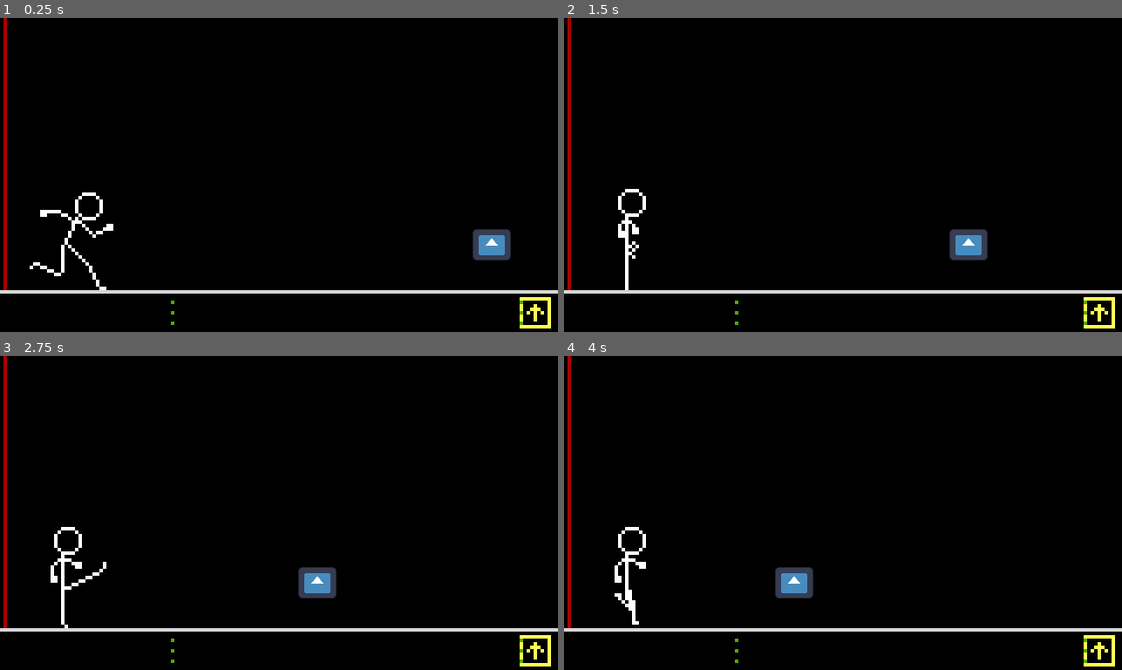
Above: before the commit, frames 1-4 (two rows, left to right).
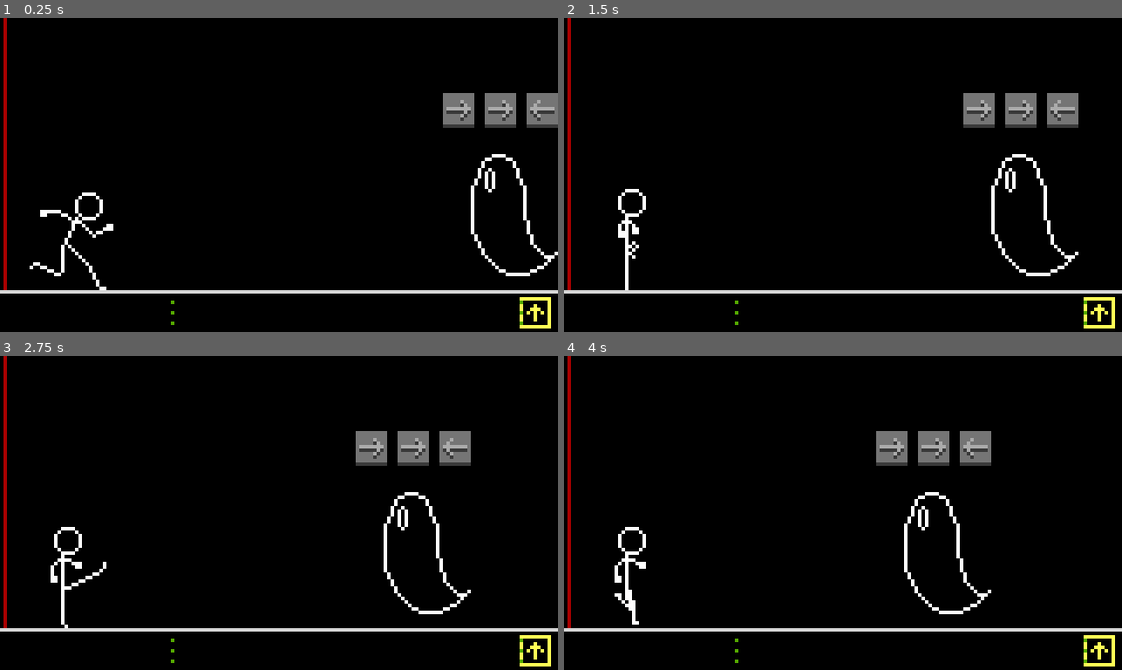
Above: after the commit, the same moments.

Repository: rocketCarlos/JumpingStickman
Game: Godot game, scene res://scenes/main.tscn
The game is run twice, just before and just after one commit, with the same random seed, the same clock (stepped at 60 frames per second) and the same inputs. The engine's default icon, where the game draws it, is replaced by a stand-in: a white triangle on a blue panel in a dark square.
Inputs:
- Up to frame 1 (0.25 s): no input
- Up to frame 2 (1.5 s): hold Up (uppercut) 0.53-1.28 s; tap Right (front_kick) at 0.6 s; tap Space (jump) at 0.77 s; hold Down (downwards_punch) from 1.28 s (still down); tap Left (spin_kick) at 1.35 s
- Up to frame 3 (2.75 s): tap Space (jump) at 1.52 s; release Down (downwards_punch) at 2.03 s; hold Up (uppercut) from 2.03 s (still down); tap Right (front_kick) at 2.1 s
- Up to frame 4 (4 s): tap Left (spin_kick) at 2.85 s; tap Space (jump) at 3.02, 3.77 s; release Up (uppercut) at 3.53 s; hold Down (downwards_punch) from 3.53 s (still down); tap Right (front_kick) at 3.6 s

The runs differ from the first frame. In frame 1, 3.2% of the frame differs, in the area x 79-100%, y 23-83%; in frame 2, 3.2%, in the area x 69-93%, y 23-83%; in frame 3, 3.2%; in frame 4, 3.2%.

Commit message:
Add arrow holder for enemy combos

Diff:
--- /dev/null
+++ b/scenes/arrow.tscn
@@ -0,0 +1,341 @@
+[gd_scene load_steps=48 format=3 uid="uid://cx1glasylo6ag"]
+
+[ext_resource type="Texture2D" uid="uid://dgau836dnhdiw" path="res://assets/sprites/arrow.png" id="1_2ba0t"]
+[ext_resource type="Script" path="res://scripts/arrow.gd" id="2_83txp"]
+
+[sub_resource type="AtlasTexture" id="AtlasTexture_mrpix"]
+atlas = ExtResource("1_2ba0t")
+region = Rect2(242, 0, 11, 11)
+
+[sub_resource type="AtlasTexture" id="AtlasTexture_lt7gx"]
+atlas = ExtResource("1_2ba0t")
+region = Rect2(253, 0, 11, 11)
+
+[sub_resource type="AtlasTexture" id="AtlasTexture_tunll"]
+atlas = ExtResource("1_2ba0t")
+region = Rect2(264, 0, 11, 11)
+
+[sub_resource type="AtlasTexture" id="AtlasTexture_aus2p"]
+atlas = ExtResource("1_2ba0t")
+region = Rect2(275, 0, 11, 11)
+
+[sub_resource type="AtlasTexture" id="AtlasTexture_2nx3a"]
+atlas = ExtResource("1_2ba0t")
+region = Rect2(286, 0, 11, 11)
+
+[sub_resource type="AtlasTexture" id="AtlasTexture_8dlo4"]
+atlas = ExtResource("1_2ba0t")
+region = Rect2(297, 0, 11, 11)
+
+[sub_resource type="AtlasTexture" id="AtlasTexture_335b6"]
+atlas = ExtResource("1_2ba0t")
+region = Rect2(308, 0, 11, 11)
+
+[sub_resource type="AtlasTexture" id="AtlasTexture_sfn2b"]
+atlas = ExtResource("1_2ba0t")
+region = Rect2(319, 0, 11, 11)
+
+[sub_resource type="AtlasTexture" id="AtlasTexture_3hf80"]
+atlas = ExtResource("1_2ba0t")
+region = Rect2(330, 0, 11, 11)
+
+[sub_resource type="AtlasTexture" id="AtlasTexture_pp0q7"]
+atlas = ExtResource("1_2ba0t")
+region = Rect2(341, 0, 11, 11)
+
+[sub_resource type="AtlasTexture" id="AtlasTexture_1kq84"]
+atlas = ExtResource("1_2ba0t")
+region = Rect2(352, 0, 11, 11)
+
+[sub_resource type="AtlasTexture" id="AtlasTexture_w0kdq"]
+atlas = ExtResource("1_2ba0t")
+region = Rect2(363, 0, 11, 11)
+
+[sub_resource type="AtlasTexture" id="AtlasTexture_2hjnk"]
+atlas = ExtResource("1_2ba0t")
+region = Rect2(374, 0, 11, 11)
+
+[sub_resource type="AtlasTexture" id="AtlasTexture_cve2e"]
+atlas = ExtResource("1_2ba0t")
+region = Rect2(385, 0, 11, 11)
+
+[sub_resource type="AtlasTexture" id="AtlasTexture_pqndh"]
+atlas = ExtResource("1_2ba0t")
+region = Rect2(396, 0, 11, 11)
+
+[sub_resource type="AtlasTexture" id="AtlasTexture_0xck1"]
+atlas = ExtResource("1_2ba0t")
+region = Rect2(407, 0, 11, 11)
+
+[sub_resource type="AtlasTexture" id="AtlasTexture_8yl3o"]
+atlas = ExtResource("1_2ba0t")
+region = Rect2(418, 0, 11, 11)
+
+[sub_resource type="AtlasTexture" id="AtlasTexture_0p1v5"]
+atlas = ExtResource("1_2ba0t")
+region = Rect2(429, 0, 11, 11)
+
+[sub_resource type="AtlasTexture" id="AtlasTexture_gdd6a"]
+atlas = ExtResource("1_2ba0t")
+region = Rect2(440, 0, 11, 11)
+
+[sub_resource type="AtlasTexture" id="AtlasTexture_23pm7"]
+atlas = ExtResource("1_2ba0t")
+region = Rect2(451, 0, 11, 11)
+
+[sub_resource type="AtlasTexture" id="AtlasTexture_y6txo"]
+atlas = ExtResource("1_2ba0t")
+region = Rect2(462, 0, 11, 11)
+
+[sub_resource type="AtlasTexture" id="AtlasTexture_tci8k"]
+atlas = ExtResource("1_2ba0t")
+region = Rect2(473, 0, 11, 11)
+
+[sub_resource type="AtlasTexture" id="AtlasTexture_8dafs"]
+atlas = ExtResource("1_2ba0t")
+region = Rect2(121, 0, 11, 11)
+
+[sub_resource type="AtlasTexture" id="AtlasTexture_s341h"]
+atlas = ExtResource("1_2ba0t")
+region = Rect2(132, 0, 11, 11)
+
+[sub_resource type="AtlasTexture" id="AtlasTexture_cmakl"]
+atlas = ExtResource("1_2ba0t")
+region = Rect2(143, 0, 11, 11)
+
+[sub_resource type="AtlasTexture" id="AtlasTexture_jhhqj"]
+atlas = ExtResource("1_2ba0t")
+region = Rect2(154, 0, 11, 11)
+
+[sub_resource type="AtlasTexture" id="AtlasTexture_1knuv"]
+atlas = ExtResource("1_2ba0t")
+region = Rect2(165, 0, 11, 11)
+
+[sub_resource type="AtlasTexture" id="AtlasTexture_dfngn"]
+atlas = ExtResource("1_2ba0t")
+region = Rect2(176, 0, 11, 11)
+
+[sub_resource type="AtlasTexture" id="AtlasTexture_wyu2c"]
+atlas = ExtResource("1_2ba0t")
+region = Rect2(187, 0, 11, 11)
+
+[sub_resource type="AtlasTexture" id="AtlasTexture_e46mr"]
+atlas = ExtResource("1_2ba0t")
+region = Rect2(198, 0, 11, 11)
+
+[sub_resource type="AtlasTexture" id="AtlasTexture_q2wtk"]
+atlas = ExtResource("1_2ba0t")
+region = Rect2(209, 0, 11, 11)
+
+[sub_resource type="AtlasTexture" id="AtlasTexture_6qke8"]
+atlas = ExtResource("1_2ba0t")
+region = Rect2(220, 0, 11, 11)
+
+[sub_resource type="AtlasTexture" id="AtlasTexture_7ye38"]
+atlas = ExtResource("1_2ba0t")
+region = Rect2(231, 0, 11, 11)
+
+[sub_resource type="AtlasTexture" id="AtlasTexture_4ulxe"]
+atlas = ExtResource("1_2ba0t")
+region = Rect2(0, 0, 11, 11)
+
+[sub_resource type="AtlasTexture" id="AtlasTexture_h2lox"]
+atlas = ExtResource("1_2ba0t")
+region = Rect2(11, 0, 11, 11)
+
+[sub_resource type="AtlasTexture" id="AtlasTexture_7dgrb"]
+atlas = ExtResource("1_2ba0t")
+region = Rect2(22, 0, 11, 11)
+
+[sub_resource type="AtlasTexture" id="AtlasTexture_d5r12"]
+atlas = ExtResource("1_2ba0t")
+region = Rect2(33, 0, 11, 11)
+
+[sub_resource type="AtlasTexture" id="AtlasTexture_4dgbs"]
+atlas = ExtResource("1_2ba0t")
+region = Rect2(44, 0, 11, 11)
+
+[sub_resource type="AtlasTexture" id="AtlasTexture_gixk4"]
+atlas = ExtResource("1_2ba0t")
+region = Rect2(55, 0, 11, 11)
+
+[sub_resource type="AtlasTexture" id="AtlasTexture_xwptp"]
+atlas = ExtResource("1_2ba0t")
+region = Rect2(66, 0, 11, 11)
+
+[sub_resource type="AtlasTexture" id="AtlasTexture_k6ocs"]
+atlas = ExtResource("1_2ba0t")
+region = Rect2(77, 0, 11, 11)
+
+[sub_resource type="AtlasTexture" id="AtlasTexture_tek6n"]
+atlas = ExtResource("1_2ba0t")
+region = Rect2(88, 0, 11, 11)
+
+[sub_resource type="AtlasTexture" id="AtlasTexture_qogjv"]
+atlas = ExtResource("1_2ba0t")
+region = Rect2(99, 0, 11, 11)
+
+[sub_resource type="AtlasTexture" id="AtlasTexture_ewdr1"]
+atlas = ExtResource("1_2ba0t")
+region = Rect2(110, 0, 11, 11)
+
+[sub_resource type="SpriteFrames" id="SpriteFrames_ucist"]
+animations = [{
+"frames": [{
+"duration": 1.0,
+"texture": SubResource("AtlasTexture_mrpix")
+}, {
+"duration": 1.0,
+"texture": SubResource("AtlasTexture_lt7gx")
+}, {
+"duration": 1.0,
+"texture": SubResource("AtlasTexture_tunll")
+}, {
+"duration": 1.0,
+"texture": SubResource("AtlasTexture_aus2p")
+}, {
+"duration": 1.0,
+"texture": SubResource("AtlasTexture_2nx3a")
+}, {
+"duration": 1.0,
+"texture": SubResource("AtlasTexture_8dlo4")
+}, {
+"duration": 1.0,
+"texture": SubResource("AtlasTexture_335b6")
+}, {
+"duration": 1.0,
+"texture": SubResource("AtlasTexture_sfn2b")
+}, {
+"duration": 1.0,
+"texture": SubResource("AtlasTexture_3hf80")
+}, {
+"duration": 1.0,
+"texture": SubResource("AtlasTexture_pp0q7")
+}, {
+"duration": 1.0,
+"texture": SubResource("AtlasTexture_1kq84")
+}],
+"loop": false,
+"name": &"down",
+"speed": 1.0
+}, {
+"frames": [{
+"duration": 1.0,
+"texture": SubResource("AtlasTexture_w0kdq")
+}, {
+"duration": 1.0,
+"texture": SubResource("AtlasTexture_2hjnk")
+}, {
+"duration": 1.0,
+"texture": SubResource("AtlasTexture_cve2e")
+}, {
+"duration": 1.0,
+"texture": SubResource("AtlasTexture_pqndh")
+}, {
+"duration": 1.0,
+"texture": SubResource("AtlasTexture_0xck1")
+}, {
+"duration": 1.0,
+"texture": SubResource("AtlasTexture_8yl3o")
+}, {
+"duration": 1.0,
+"texture": SubResource("AtlasTexture_0p1v5")
+}, {
+"duration": 1.0,
+"texture": SubResource("AtlasTexture_gdd6a")
+}, {
+"duration": 1.0,
+"texture": SubResource("AtlasTexture_23pm7")
+}, {
+"duration": 1.0,
+"texture": SubResource("AtlasTexture_y6txo")
+}, {
+"duration": 1.0,
+"texture": SubResource("AtlasTexture_tci8k")
+}],
+"loop": false,
+"name": &"left",
+"speed": 1.0
+}, {
+"frames": [{
+"duration": 1.0,
+"texture": SubResource("AtlasTexture_8dafs")
+}, {
+"duration": 1.0,
+"texture": SubResource("AtlasTexture_s341h")
+}, {
+"duration": 1.0,
+"texture": SubResource("AtlasTexture_cmakl")
+}, {
+"duration": 1.0,
+"texture": SubResource("AtlasTexture_jhhqj")
+}, {
+"duration": 1.0,
+"texture": SubResource("AtlasTexture_1knuv")
+}, {
+"duration": 1.0,
+"texture": SubResource("AtlasTexture_dfngn")
+}, {
+"duration": 1.0,
+"texture": SubResource("AtlasTexture_wyu2c")
+}, {
+"duration": 1.0,
+"texture": SubResource("AtlasTexture_e46mr")
+}, {
+"duration": 1.0,
+"texture": SubResource("AtlasTexture_q2wtk")
+}, {
+"duration": 1.0,
+"texture": SubResource("AtlasTexture_6qke8")
+}, {
+"duration": 1.0,
+"texture": SubResource("AtlasTexture_7ye38")
+}],
+"loop": false,
+"name": &"right",
+"speed": 1.0
+}, {
+"frames": [{
+"duration": 1.0,
+"texture": SubResource("AtlasTexture_4ulxe")
+}, {
+"duration": 1.0,
+"texture": SubResource("AtlasTexture_h2lox")
+}, {
+"duration": 1.0,
+"texture": SubResource("AtlasTexture_7dgrb")
+}, {
+"duration": 1.0,
+"texture": SubResource("AtlasTexture_d5r12")
+}, {
+"duration": 1.0,
+"texture": SubResource("AtlasTexture_4dgbs")
+}, {
+"duration": 1.0,
+"texture": SubResource("AtlasTexture_gixk4")
+}, {
+"duration": 1.0,
+"texture": SubResource("AtlasTexture_xwptp")
+}, {
+"duration": 1.0,
+"texture": SubResource("AtlasTexture_k6ocs")
+}, {
+"duration": 1.0,
+"texture": SubResource("AtlasTexture_tek6n")
+}, {
+"duration": 1.0,
+"texture": SubResource("AtlasTexture_qogjv")
+}, {
+"duration": 1.0,
+"texture": SubResource("AtlasTexture_ewdr1")
+}],
+"loop": false,
+"name": &"up",
+"speed": 1.0
+}]
+
+[node name="Arrow" type="AnimatedSprite2D"]
+texture_filter = 3
+sprite_frames = SubResource("SpriteFrames_ucist")
+animation = &"up"
+script = ExtResource("2_83txp")
--- /dev/null
+++ b/scenes/arrow_holder.tscn
@@ -0,0 +1,6 @@
+[gd_scene load_steps=2 format=3 uid="uid://bmp3r15q7jgc6"]
+
+[ext_resource type="Script" path="res://scripts/arrow_holder.gd" id="1_e1t10"]
+
+[node name="ArrowHolder" type="Node2D"]
+script = ExtResource("1_e1t10")
--- a/scenes/enemy.tscn
+++ b/scenes/enemy.tscn
@@ -1,13 +1,15 @@
-[gd_scene load_steps=5 format=3 uid="uid://bkdfknudx2bqi"]
+[gd_scene load_steps=7 format=3 uid="uid://bkdfknudx2bqi"]
 
-[ext_resource type="Texture2D" uid="uid://b1vpntlwu80v" path="res://icon.svg" id="1_ygufl"]
+[ext_resource type="Texture2D" uid="uid://c4v2rjejfwi6p" path="res://assets/sprites/ghost1.png" id="1_fr0bl"]
 [ext_resource type="Script" path="res://scripts/enemy.gd" id="2_723gv"]
+[ext_resource type="PackedScene" uid="uid://cx1glasylo6ag" path="res://scenes/arrow.tscn" id="3_03ypa"]
+[ext_resource type="PackedScene" uid="uid://bmp3r15q7jgc6" path="res://scenes/arrow_holder.tscn" id="3_sbhkp"]
 
 [sub_resource type="SpriteFrames" id="SpriteFrames_fhmke"]
 animations = [{
 "frames": [{
 "duration": 1.0,
-"texture": ExtResource("1_ygufl")
+"texture": ExtResource("1_fr0bl")
 }],
 "loop": true,
 "name": &"ghost1",
@@ -15,18 +17,21 @@
 }]
 
 [sub_resource type="RectangleShape2D" id="RectangleShape2D_7alau"]
-size = Vector2(128, 128)
+size = Vector2(23, 34)
 
 [node name="Enemy" type="AnimatedSprite2D"]
-scale = Vector2(0.0859375, 0.0703125)
+texture_filter = 3
 sprite_frames = SubResource("SpriteFrames_fhmke")
 animation = &"ghost1"
 script = ExtResource("2_723gv")
+arrow_scene = ExtResource("3_03ypa")
 metadata/_edit_group_ = true
 
 [node name="Hitboxes" type="Area2D" parent="."]
 
 [node name="CollisionShape2D" type="CollisionShape2D" parent="Hitboxes"]
-position = Vector2(0, 6.10352e-05)
-scale = Vector2(1, 1)
+position = Vector2(3.5, 2)
 shape = SubResource("RectangleShape2D_7alau")
+
+[node name="ArrowHolder" parent="." instance=ExtResource("3_sbhkp")]
+position = Vector2(0, -28)
--- a/scenes/main.tscn
+++ b/scenes/main.tscn
@@ -15,4 +15,4 @@
 position = Vector2(20, 60.5)
 
 [node name="Enemy" parent="." instance=ExtResource("3_k23fw")]
-position = Vector2(146, 65)
+position = Vector2(146, 54.115)
--- /dev/null
+++ b/scripts/arrow.gd
@@ -0,0 +1,26 @@
+extends AnimatedSprite2D
+
+# accepts right, left, up, right
+var direction: String = "up":
+	set(value):
+		direction = value
+		if direction not in ["right", "up", "left", "down"]:
+			printerr(direction, " is not a valid direction for the arrow")
+# accepts static, dynamic
+var type: String = "static":
+	set(value):
+		type = value
+		if type not in ["static", "dynamic"]:
+			printerr(type, " is not a valid type for the arrow")
+
+var fps: int = 5
+
+# Called when the node enters the scene tree for the first time.
+func _ready() -> void:
+	speed_scale = fps
+	animation = direction
+	if type == "static":
+		frame = 10
+		stop()
+	else:
+		play()
--- /dev/null
+++ b/scripts/arrow_holder.gd
@@ -0,0 +1,12 @@
+extends Node2D
+
+var arrow_array: Array[Node] = []
+
+var offset: int = 12
+
+func set_arrows():
+	var pos = -offset/2.0 * (arrow_array.size() -1)
+	for arrow in arrow_array:
+		arrow.position.x = pos
+		pos += offset
+		add_child(arrow)
--- a/scripts/enemy.gd
+++ b/scripts/enemy.gd
@@ -1,4 +1,8 @@
 extends AnimatedSprite2D
+
+#region scene nodes
+@onready var arrow_holder = $ArrowHolder
+#endregion
 
 #region scene attributes
 enum types {
@@ -17,7 +21,10 @@
 }
 var combo: Array
 
-const SPEED: float = -20.0
+const SPEED: float = -10.0
+# const SPEED: float = -1.0
+
+@export var arrow_scene: PackedScene
 #endregion
 
 #region ready and process
@@ -30,6 +37,15 @@
 	animation = get_string_from_type(type)
 
 	Globals.combo_succeeded.connect(_on_combo_succeeded)
+
+	for action in combo:
+		var arrow = arrow_scene.instantiate()
+		arrow.direction = get_string_from_action(action)
+		arrow.type = "static"
+		arrow.fps = 5
+		arrow_holder.arrow_array.append(arrow)
+
+	arrow_holder.set_arrows()
 
 
 # Called every frame. 'delta' is the elapsed time since the previous frame.
@@ -52,6 +68,19 @@
 			return "big2"
 		_:
 			return ""
+
+func get_string_from_action(t: Globals.actions) -> String:
+	match t:
+		Globals.actions.FRONT_KICK:
+			return "right"
+		Globals.actions.SPIN_KICK:
+			return "left"
+		Globals.actions.UPPERCUT:
+			return "up"
+		Globals.actions.DOWNWARDS_PUNCH:
+			return "down"
+		_:
+			return ""
 #endregion
 
 #region signal functions
Binary file added: assets/aseprite_files/arrow.ase
Binary file added: assets/sprites/arrow.png
Not shown, added: assets/sprites/arrow.png.import
